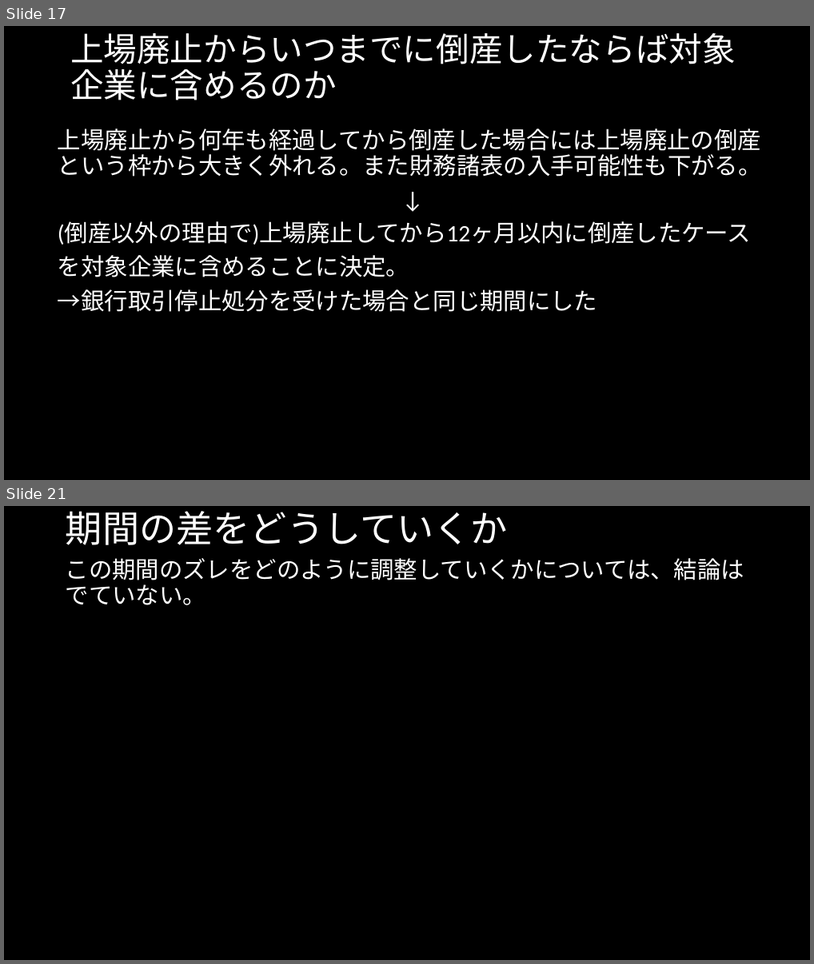
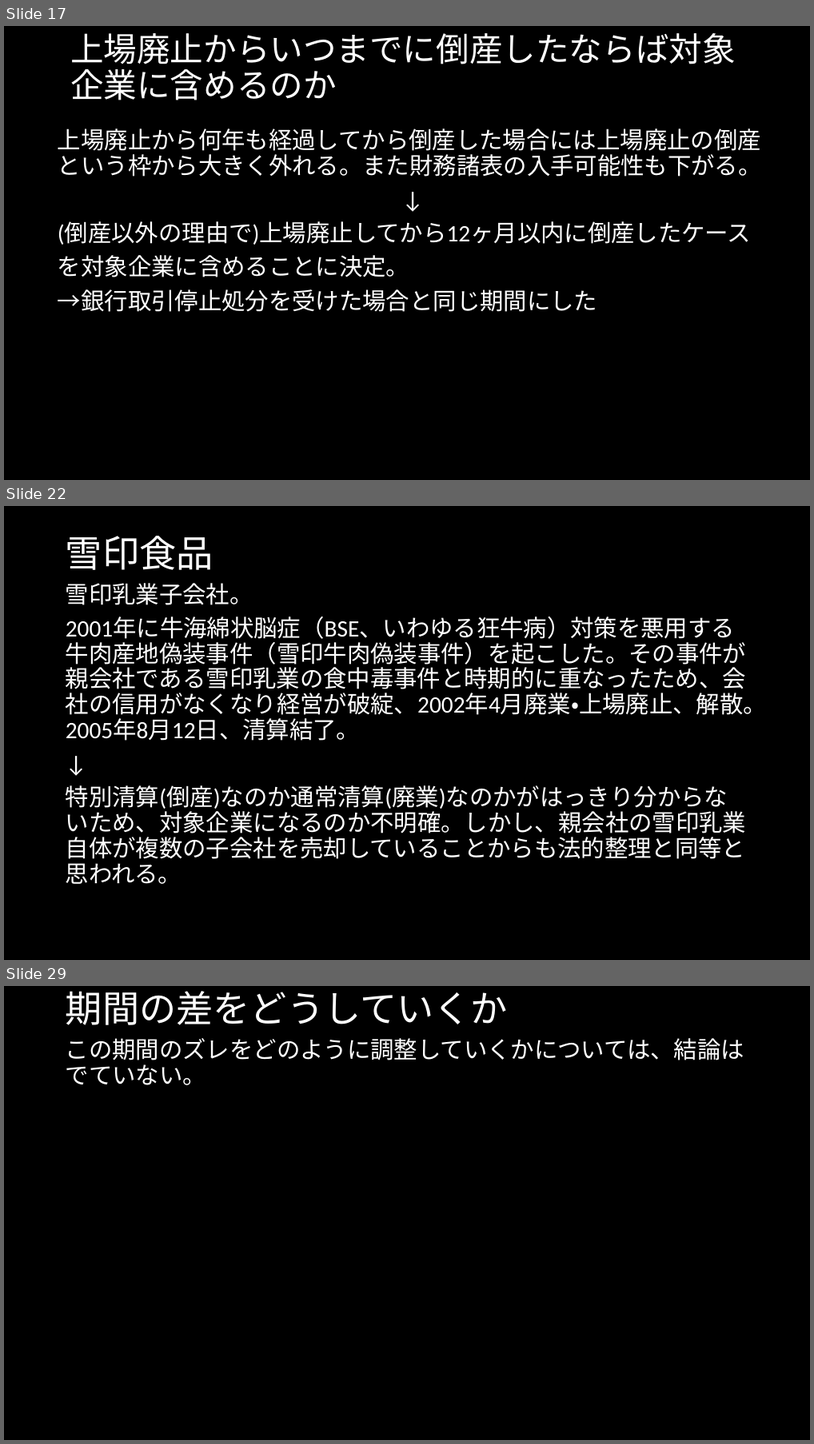
Before and after one commit to MAGA-Phantom/OperationSotsuron, a slide deck: 倒産の研究(仮).pptx. Shown one above the other, each under a label of ours: slides 17 and 21 before the commit, slides 17, 22 and 29 after it; the slides between them are not shown. The pictures are 814x964 and 814x1444 pixels, drawn with LibreOffice and Linux fonts; fonts in the diff are those of the drawing. Boxes give left, top, right and bottom in pixels: in the first picture for what was removed or moved away, otherwise in the second. Text is boxed around its words. In the diff, an @@ line names an element or a change of style, - is before the commit and + after.

```diff
--- a/倒産の研究(仮).pptx
+++ b/倒産の研究(仮).pptx
@@ slide 22 added at (4, 506, 810, 960), background #000000 @@
@@ title added at (66, 536, 214, 570), 44 pt, text #FFFFFF @@
+雪印食品
@@ text added at (66, 583, 767, 884), 28 pt, text #FFFFFF @@
+雪印乳業子会社。
+2001年に牛海綿状脳症（BSE、いわゆる狂牛病）対策を悪用する牛肉産地偽装事件（雪印牛肉偽装事件）を起こした。その事件が親会社である雪印乳業の食中毒事件と時期的に重なったため、会社の信用がなくなり経営が破綻、2002年4月廃業・上場廃止、解散。2005年8月12日、清算結了。
+↓
+特別清算(倒産)なのか通常清算(廃業)なのかがはっきり分からないため、対象企業になるのか不明確。しかし、親会社の雪印乳業自体が複数の子会社を売却していることからも法的整理と同等と思われる。
@@ what was slide 21 is now slide 29 @@
```
Also in this commit, not shown: 6 slides changed, 9 other slides added, 1 other file.
